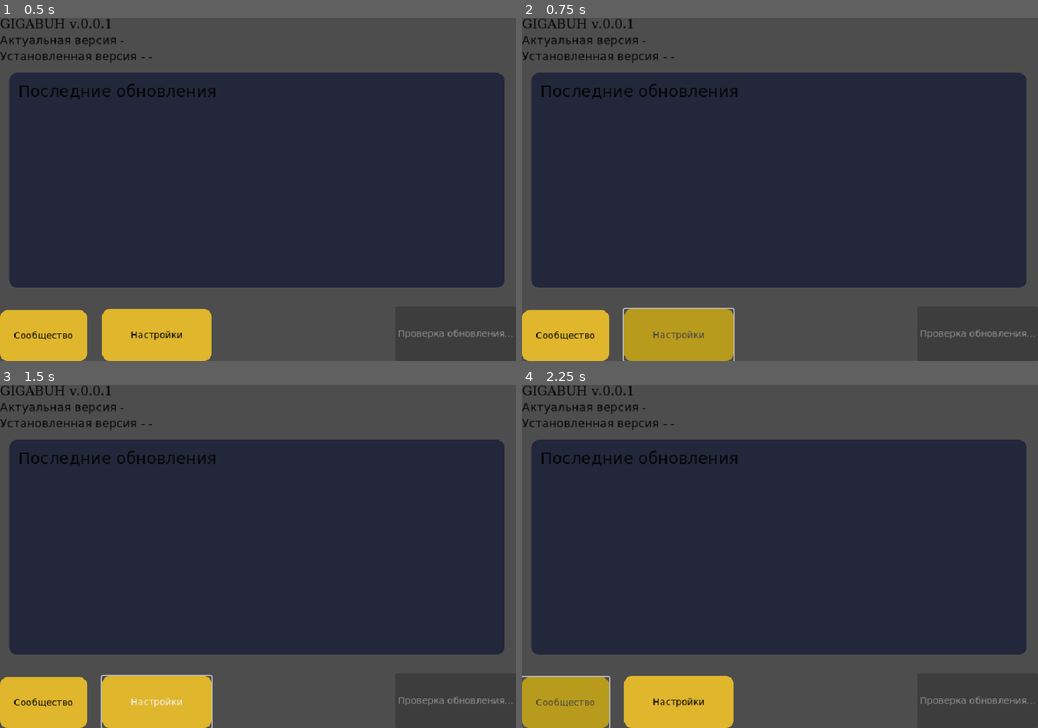
Above: before the commit, frames 1-4 (two rows, left to right).
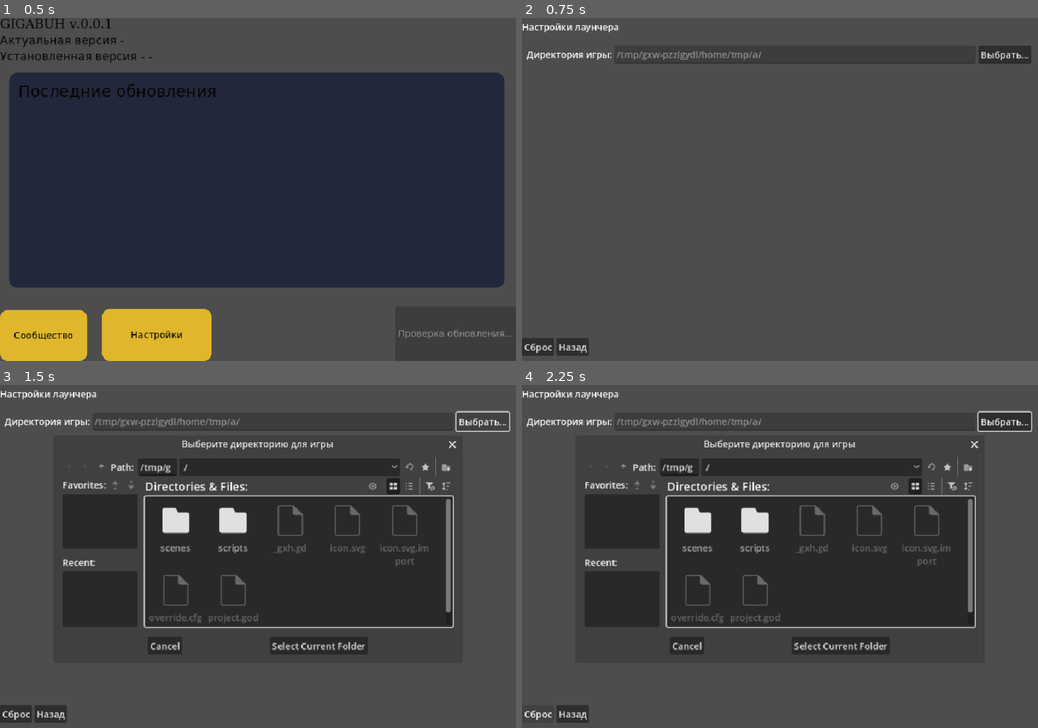
Above: after the commit, the same moments.

Repository: rodd-oss/zapuskalka
Game: Godot game, scene res://scenes/LauncherNative.tscn
Same seed, same stepped clock (60 frames per second), same inputs: the game is played once before the commit and once after it.
Inputs (mouse positions are in pixels of both pictures, inside the frame that each line leads up to):
- Up to frame 1 (0.5 s): no input
- Up to frame 2 (0.75 s): click "Настройки" at 0.5 s
- Up to frame 3 (1.5 s): click (485, 422) at 1.25 s, where only the run after the commit has a clickable "Выбрать..."
- Up to frame 4 (2.25 s): click (537, 714) at 2 s, where only the run after the commit has a clickable "Сброс"

Frame 1 is identical in both runs. In frame 2, 68% of the frame differs, in the area x 0-100%, y 0-100%; in frame 3, 39%; in frame 4, 39%.

Commit message:
settings

Diff:
--- /dev/null
+++ b/scenes/Settings.tscn
@@ -0,0 +1,53 @@
+[gd_scene load_steps=2 format=3 uid="uid://dun7b06j57ndm"]
+
+[ext_resource type="Script" uid="uid://dl8ebnpgqtw68" path="res://scripts/settings.gd" id="1"]
+
+[node name="Settings" type="Control"]
+layout_mode = 3
+anchors_preset = 15
+anchor_right = 1.0
+anchor_bottom = 1.0
+grow_horizontal = 2
+grow_vertical = 2
+script = ExtResource("1")
+
+[node name="Label" type="Label" parent="."]
+layout_mode = 0
+offset_top = 4.0
+offset_right = 169.0
+offset_bottom = 27.0
+text = "Настройки лаунчера"
+
+[node name="HBoxContainer" type="HBoxContainer" parent="."]
+layout_mode = 0
+offset_left = 8.0
+offset_top = 48.0
+offset_right = 888.0
+offset_bottom = 80.0
+
+[node name="DirLabel" type="Label" parent="HBoxContainer"]
+layout_mode = 2
+text = "Директория игры:"
+
+[node name="DirPath" type="LineEdit" parent="HBoxContainer"]
+layout_mode = 2
+size_flags_horizontal = 3
+editable = false
+
+[node name="SelectDirButton" type="Button" parent="HBoxContainer"]
+layout_mode = 2
+text = "Выбрать..."
+
+[node name="Buttons" type="HBoxContainer" parent="."]
+layout_mode = 0
+offset_top = 560.0
+offset_right = 900.0
+offset_bottom = 591.0
+
+[node name="ResetButton" type="Button" parent="Buttons"]
+layout_mode = 2
+text = "Сброс"
+
+[node name="BackButton" type="Button" parent="Buttons"]
+layout_mode = 2
+text = "Назад"
--- a/scripts/launcher_native.gd
+++ b/scripts/launcher_native.gd
@@ -22,8 +22,11 @@
 	play_btn.text = "Проверка обновления..."
 	add_child(http)
 	play_btn.pressed.connect(_on_play_btn_pressed)
+	settings_btn.pressed.connect(_on_settings_btn_pressed)
 	print("[LOG] Сканирование директории лаунчера на наличие файла игры...")
 	_check_for_updates()
+func _on_settings_btn_pressed() -> void:
+	get_tree().change_scene_to_file("res://scenes/Settings.tscn")
 
 func _on_play_btn_pressed() -> void:
 	if _downloading:
--- /dev/null
+++ b/scripts/settings.gd
@@ -0,0 +1,56 @@
+extends Control
+class_name Settings
+
+@onready var dir_path: LineEdit = $HBoxContainer/DirPath
+@onready var select_dir_button: Button = $HBoxContainer/SelectDirButton
+@onready var reset_button: Button = $Buttons/ResetButton
+@onready var back_button: Button = $Buttons/BackButton
+
+
+var default_game_dir: String = ProjectSettings.globalize_path("res://")
+var settings_file: String = "user://settings.cfg"
+var game_dir: String = ""
+
+func _ready() -> void:
+	_load_settings()
+	select_dir_button.pressed.connect(_on_select_dir_pressed)
+	reset_button.pressed.connect(_on_reset_pressed)
+	back_button.pressed.connect(_on_back_pressed)
+	dir_path.text = game_dir
+
+func _on_select_dir_pressed() -> void:
+	var dialog := FileDialog.new()
+	dialog.access = FileDialog.ACCESS_FILESYSTEM
+	dialog.current_dir = game_dir
+	dialog.file_mode = FileDialog.FILE_MODE_OPEN_DIR
+	dialog.title = "Выберите директорию для игры"
+	add_child(dialog)
+	dialog.dir_selected.connect(_on_dir_selected)
+	dialog.popup_centered()
+
+func _on_dir_selected(dir: String) -> void:
+	game_dir = dir
+	dir_path.text = game_dir
+	_save_settings()
+
+func _on_reset_pressed() -> void:
+	game_dir = default_game_dir
+	dir_path.text = game_dir
+	_save_settings()
+
+func _on_back_pressed() -> void:
+	get_tree().change_scene_to_file("res://scenes/LauncherNative.tscn")
+
+func _load_settings() -> void:
+	var config := ConfigFile.new()
+	var err = config.load(settings_file)
+	if err == OK:
+		game_dir = config.get_value("launcher", "game_dir", default_game_dir)
+	else:
+		game_dir = default_game_dir
+	dir_path.text = game_dir
+
+func _save_settings() -> void:
+	var config := ConfigFile.new()
+	config.set_value("launcher", "game_dir", game_dir)
+	config.save(settings_file)
Not shown, added: scripts/settings.gd.uid
